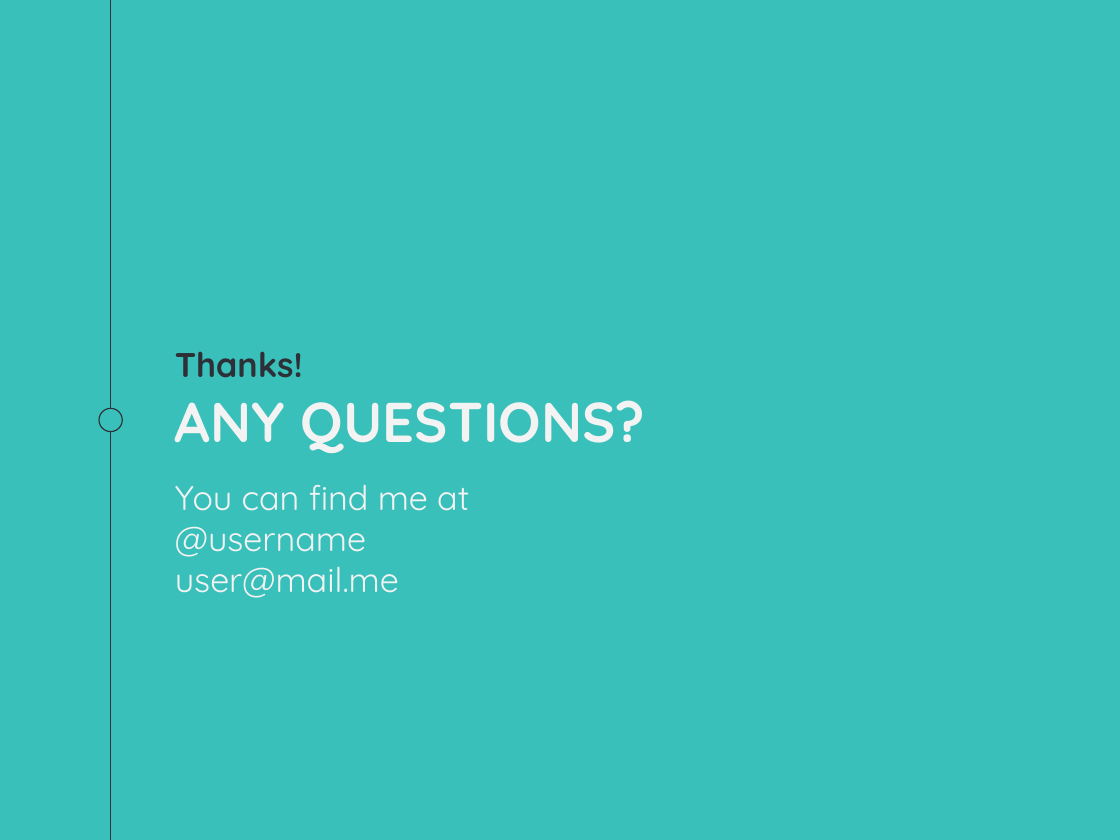
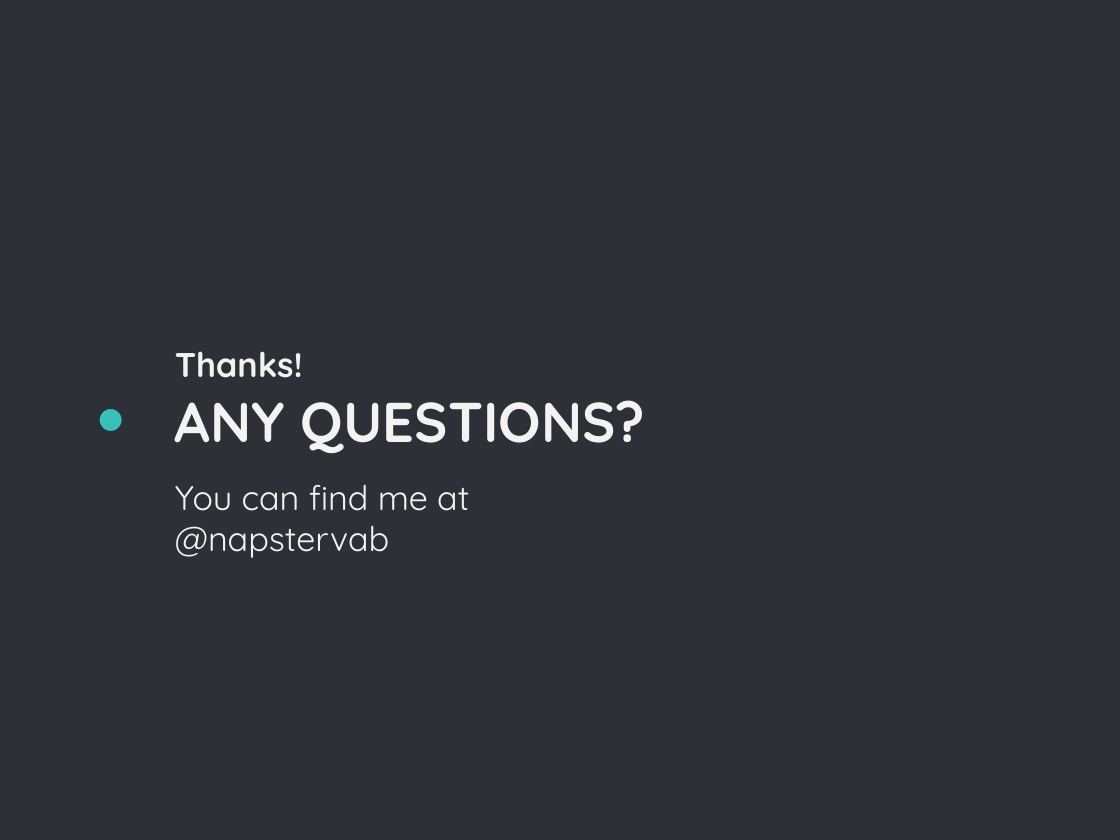
Before and after one commit to vaibhav90/Reading_Exam, a slide deck: slide 18 of Presentation/Eleanor.pptx (slide 21 before the commit). Drawn at 1120x840 pixels with LibreOffice and Linux fonts; fonts in the diff are those of the drawing. Boxes give left, top, right and bottom in pixels: in the first picture for what was removed or moved away, otherwise in the second. Text is boxed around its words. In the diff, an @@ line names an element or a change of style, - is before the commit and + after.

```diff
--- a/Presentation/Eleanor.pptx
+++ b/Presentation/Eleanor.pptx
@@ background #39C0BA to #2D3037 @@
@@ title "Thanks!" at (175,351,303,378): text colour #2E3037 to #F2F2F2 @@
@@ text at (175,526,389,558): text changed @@
-@username
-user@mail.me
+@napstervab
```
Also in this commit, not shown: 13 other slides changed, 4 slides removed.
